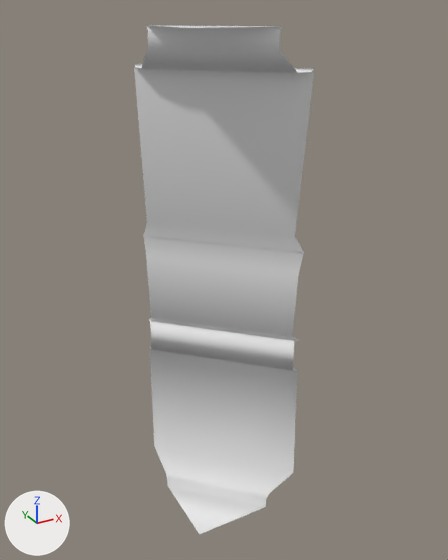
Renders of the FBX model Assets/Geometry/Environment/Corridor_kit/Corridor_Angle_Small_In.fbx from each side of a commit.
Before and after are seen from a 50 mm camera at (-1.3, -2.69, 3.08) aimed at (0.38, 0.37, 1.55). Arrows for +X, +Y and +Z are at lower left; the lights stay in place. Where no turn or scale is listed for an object, it has been applied to the vertices.

Before the edit, the objects in view are built like this:
```python
me_plane_301 = bpy.data.meshes.new('Plane.301')
me_plane_301.from_pydata(...)  # 42 vertices, 21 faces; spans x 0.0..0.71, y 0.0..0.71, z 0.0..3.0
# before: 2 (0.0, 0.5, 0.0) at pixel (167, 486), 25 (0.0, 0.0, 0.0) at pixel (199, 534), 30 (0.5, 0.0, 0.0) at pixel (265, 506)
# before: 3 (0.0, 0.5, 3.0) at pixel (146, 25), 14 (0.0, 0.45, 3.0) at pixel (150, 25), 22 (0.45, 0.0, 3.0) at pixel (273, 26), 26 (0.0, 0.0, 3.0), 31 (0.5, 0.0, 3.0) at pixel (282, 26)
ob_corridor_angle_small_in = bpy.data.objects.new('Corridor_Angle_Small_In', me_plane_301)
ob_corridor_angle_small_in.location = (0.0, 0.0, 0.0)
```
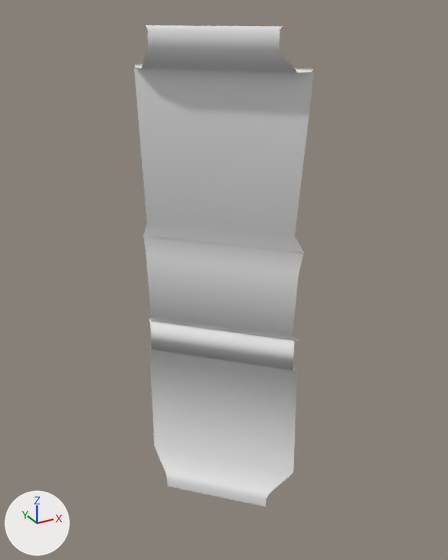
Commit message: Updated corridor kit

Location of each change, (x1, y1, x2, y2) in pixels of the pictures (448 x 560 px):
'Corridor_Angle_Small_In', reshaped
    before: (134, 25, 314, 534)
    after: (134, 25, 314, 507)
part 1 of me_plane_301, deleted
    before: (168, 486, 264, 534)
part 2 of me_plane_301, deleted
    before: (148, 25, 281, 28)

The edits, one by one:
me_plane_301 has 42 vertices, 21 faces and spans x 0.0..0.71, y 0.0..0.71, z 0.0..3.0.
me_plane_301 is used by ob_corridor_angle_small_in; location (0.0, 0.0, 0.0).
Verts and faces of me_plane_301; kept vertices keep their numbers, new ones are numbered from 42.
Part 1, on me_plane_301:
Vertices deleted: 25 (with the faces that use them).
Part 2, on me_plane_301:
Vertices deleted: 14, 22, 26 (with the faces that use them).
